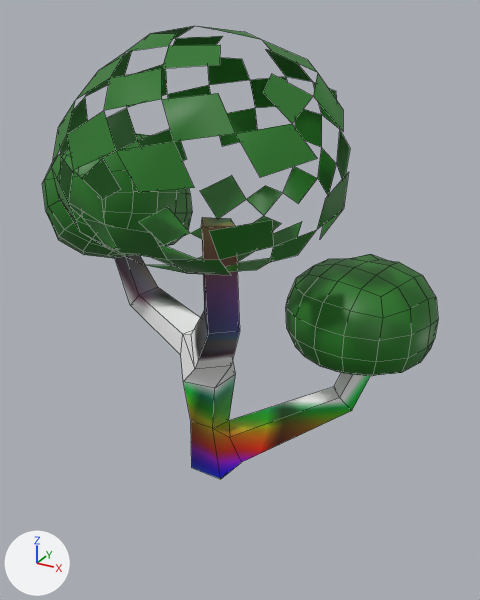
Renders of the Blender file SourceAssets/Trees/BigTrees/BigTrees.blend from each side of a commit.
One viewpoint serves both versions: a camera (50 mm lens) standing at (1.4, -2.41, 2.71) and looking at (0.01, 0.11, 1.46). Arrows for +X, +Y and +Z are at lower left; the lights stay in place. The picture after the commit comes second. Mesh edges are drawn as thin lines. The same objects are shown in both versions, whatever each file hides.

Script lines for the objects in view, before the commit:
```python
me_icosphere_005 = bpy.data.meshes.new('Icosphere.005')
me_icosphere_005.from_pydata(...)  # 406 vertices, 318 faces, 4 loose edges; spans x -1.15..0.87, y -0.88..0.8, z 0.0..2.66
me_icosphere_005.polygons.foreach_set('use_smooth', [True] * 318)
# faces by material slot: [46, 272]
me_icosphere_005.materials.append(mat_material_006)  # picture img_colorpalette_png_003
me_icosphere_005.materials.append(mat_material_007)  # dark green #1f741b
ob_treethreecolours_004 = bpy.data.objects.new('TreeThreeColours.004', me_icosphere_005)
ob_treethreecolours_004.location = (0.0, 0.0, 0.0)
```
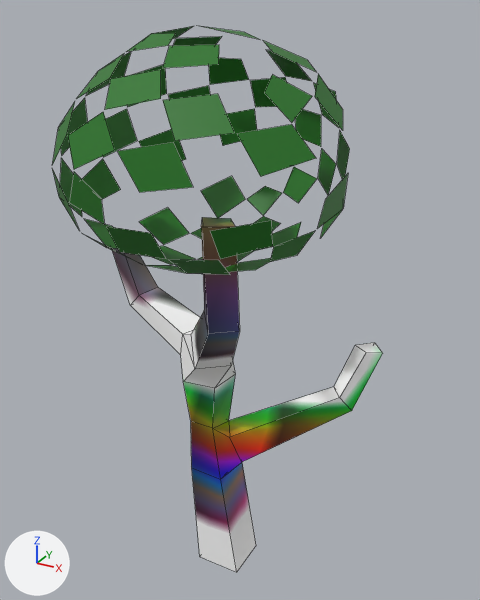
What differs and where, as boxes (x1, y1, x2, y2) in the pictures (480 x 600 px; the box of a moved part takes in the faces that stretch with it):
'TreeThreeColours.004', reshaped: before (42, 26, 438, 479); after (52, 26, 383, 572)
part 1 of me_icosphere_005, deleted (dark green): before (42, 133, 192, 258)
part 2 of me_icosphere_005, deleted (dark green): before (286, 254, 438, 376)
part 3 of me_icosphere_005, moved or reshaped (not visible before): after (192, 462, 256, 572)
part 4 of me_icosphere_005, moved or reshaped: (52, 26, 350, 275) in both
part 5 of me_icosphere_005, recoloured: before (115, 218, 370, 479); after (112, 218, 383, 479)

What the commit changed:
Picture 'ColorPalette.png.005' (img_colorpalette_png_005) is new.
Material 'Material.011' (mat_material_011) is new.
Its base color is (0.0134, 0.175, 0.0108) (dark green #1f741b).
Material 'Material.010' (mat_material_010) is new.
Its texture is img_colorpalette_png_005.
me_icosphere_005 is used by ob_treethreecolours_004; location (0.0, 0.0, 0.0).
me_icosphere_005 had 406 vertices, 318 faces, 4 loose edges and spanned x -1.15..0.87, y -0.88..0.8, z 0.0..2.66.
me_icosphere_005 no longer uses material mat_material_007 (dark green #1f741b).
me_icosphere_005 now has 263 vertices, 104 faces and spans x -0.78..0.66, y -0.88..0.52, z 0.0..2.66.
me_icosphere_005 part 1: the loose piece of 117 vertices spanning x -1.15..-0.4, y -0.18..0.61, z 1.5..2.17 is deleted.
me_icosphere_005 part 2: the loose piece of 106 vertices spanning x 0.14..0.87, y 0.02..0.8, z 1.11..1.63 is deleted.
Part 3, on me_icosphere_005:
4 loose edges are deleted.
5 new faces join them, mat_material_010 (picture img_colorpalette_png_005).
Part 4, on me_icosphere_005:
28 vertices are removed from x -0.39..0.65, y -0.87..0.2, z 1.92..2.62.
48 faces are deleted.
108 vertices are added at x -0.41..0.65, y -0.87..0.22, z 1.8..2.66.
48 new faces join them, mat_material_011 (dark green #1f741b).
me_icosphere_005 part 5: 46 faces spanning x -0.78..0.63, y -0.43..0.52, z 0.56..1.98 switch from mat_material_006 (picture img_colorpalette_png_003) to mat_material_010 (picture img_colorpalette_png_005).
me_icosphere_005 gains material mat_material_011 (dark green #1f741b).
